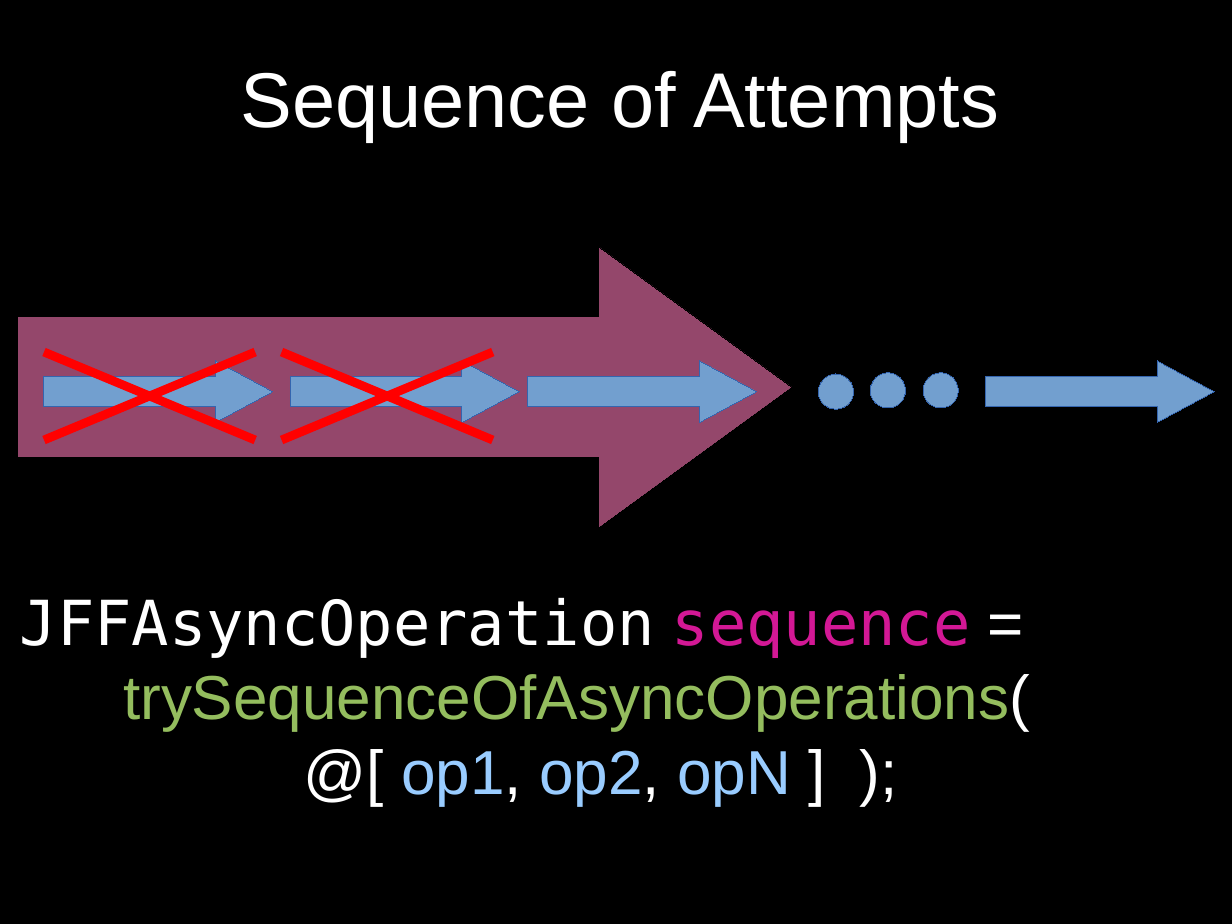
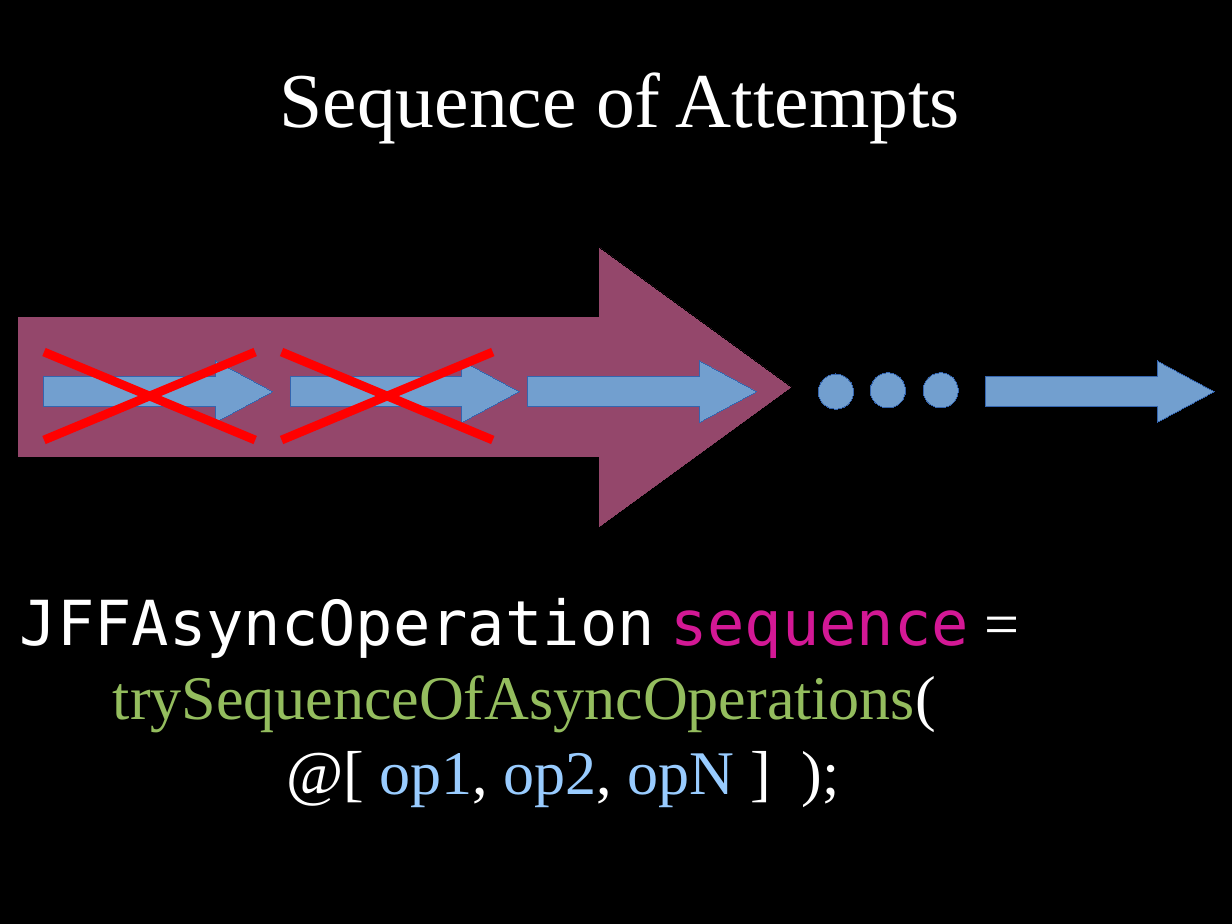
Before and after one commit to dodikk/iAsyncSlides, a slide deck: slide 33 of iAsync-slides.odp. Drawn at 1232x924 pixels with LibreOffice and Linux fonts; fonts in the diff are those of the drawing. Boxes give left, top, right and bottom in pixels: in the first picture for what was removed or moved away, otherwise in the second. Text is boxed around its words. In the diff, an @@ line names an element or a change of style, - is before the commit and + after.

```diff
--- a/iAsync-slides.odp
+++ b/iAsync-slides.odp
@@ text "Sequence of Attempts" at (x1=280, y1=72, x2=960, y2=142): font Arial to Times New Roman @@
@@ text "JFFAsyncOperation sequence =" at (x1=20, y1=597, x2=969, y2=806): font Arial to Times New Roman in "=", "trySequenceOfAsyncOperations(", "@[ op1, op2, opN ] );" @@
```
Also in this commit, not shown: 22 other slides changed, 3 slides added, 3 slides removed, 5 other files.
